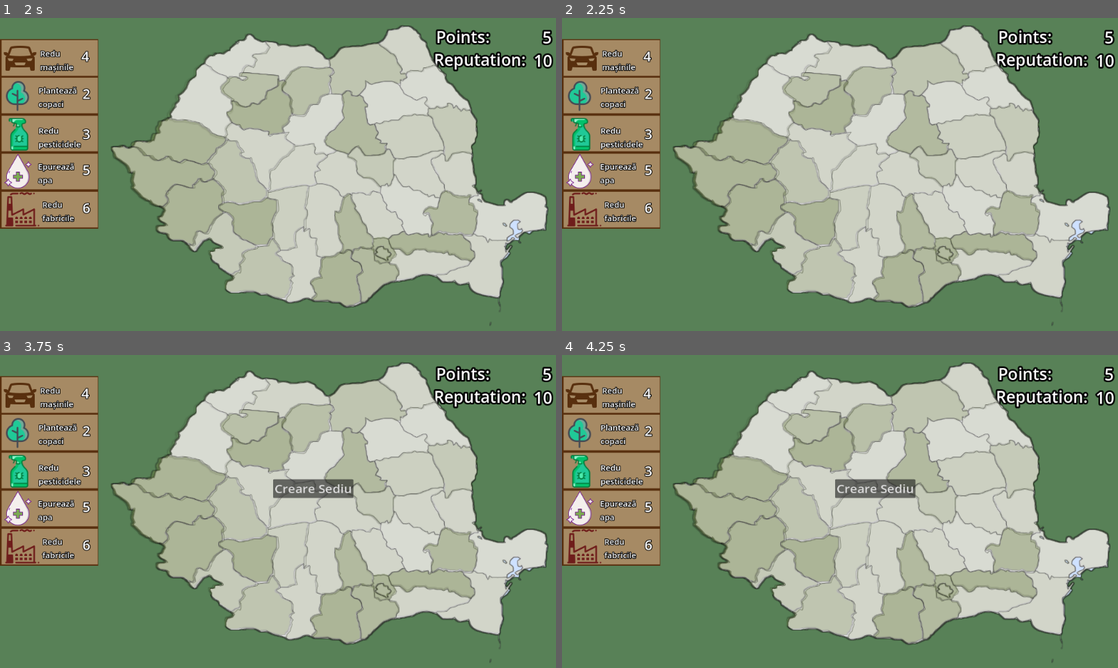
Above: before the commit, frames 1-4 (two rows, left to right).
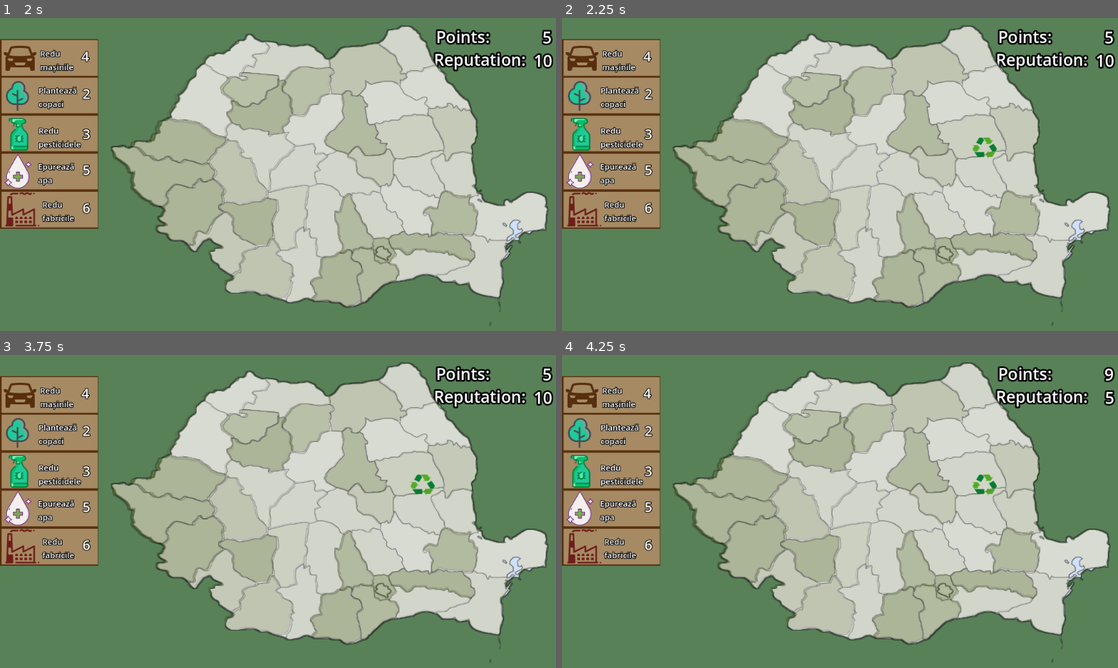
Above: after the commit, the same moments.

Repository: Yuichiro021/TechnoByte
Game: Godot game, scene res://main_menu/main_menu.tscn
The game is run twice, just before and just after one commit, with the same random seed, the same clock (stepped at 60 frames per second) and the same inputs.
Inputs (mouse positions are in pixels of both pictures, inside the frame that each line leads up to):
- Up to frame 1 (2 s): click "Start" at 0.5 s; click "Start" at 1.25 s
- Up to frame 2 (2.25 s): tap Enter at 2 s; move the mouse to (962, 158) at 2.02 s; click (962, 158) at 2.17 s
- Up to frame 3 (3.75 s): tap Space at 2.75 s; move the mouse to (166, 527) at 2.77 s; click (166, 527) at 2.92 s; tap Enter at 3.5 s; move the mouse to (333, 442) at 3.52 s; click (333, 442) at 3.67 s
- Up to frame 4 (4.25 s): no input

Frame 1 is identical in both runs. In frame 2, 0.2% of the frame differs, in the area x 73-79%, y 38-45%; in frame 3, 1.0%; in frame 4, 1.1%, in the area x 49-100%, y 3-46%.

Commit message:
change background

Diff:
--- a/Scenes/level1.tscn
+++ b/Scenes/level1.tscn
@@ -1,6 +1,5 @@
-[gd_scene load_steps=53 format=3 uid="uid://duriewur2gonr"]
-
-[ext_resource type="Texture2D" uid="uid://d0167ut5lwf74" path="res://resources/backgrounds/white.png" id="1_a8x5o"]
+[gd_scene load_steps=52 format=3 uid="uid://duriewur2gonr"]
+
 [ext_resource type="Texture2D" uid="uid://bqpg0jp0dhqrw" path="res://resources/level/HartaRo.png" id="2_7b3rj"]
 [ext_resource type="Texture2D" uid="uid://b6o8ryj1de2xv" path="res://resources/level/TM.png" id="2_c3i3c"]
 [ext_resource type="Script" path="res://Scripts/Judete.gd" id="2_hr183"]
@@ -62,7 +61,7 @@
 anchor_bottom = 1.0
 grow_horizontal = 2
 grow_vertical = 2
-texture = ExtResource("1_a8x5o")
+texture = ExtResource("52_qkk5f")
 expand_mode = 1
 
 [node name="TextureRect" type="TextureRect" parent="."]
@@ -538,6 +537,7 @@
 texture = ExtResource("46_7vt8c")
 
 [node name="Label" type="Label" parent="icon_menu/TextureRect2"]
+layout_mode = 0
 offset_left = 69.0
 offset_top = 12.0
 offset_right = 272.0
@@ -549,6 +549,7 @@
 copaci"
 
 [node name="Label" type="Label" parent="icon_menu/TextureRect2/Label"]
+layout_mode = 0
 offset_left = 81.0
 offset_right = 173.0
 offset_bottom = 35.0
@@ -566,6 +567,7 @@
 texture = ExtResource("47_xr5x0")
 
 [node name="Label" type="Label" parent="icon_menu/TextureRect3"]
+layout_mode = 0
 offset_left = 69.0
 offset_top = 12.0
 offset_right = 211.0
@@ -577,6 +579,7 @@
 pesticidele"
 
 [node name="Label" type="Label" parent="icon_menu/TextureRect3/Label"]
+layout_mode = 0
 offset_left = 81.0
 offset_right = 153.0
 offset_bottom = 35.0
@@ -595,6 +598,7 @@
 texture = ExtResource("50_j883l")
 
 [node name="Label" type="Label" parent="icon_menu/TextureRect4"]
+layout_mode = 0
 offset_left = 69.0
 offset_top = 12.0
 offset_right = 272.0
@@ -606,6 +610,7 @@
 apa"
 
 [node name="Label" type="Label" parent="icon_menu/TextureRect4/Label"]
+layout_mode = 0
 offset_left = 82.0
 offset_right = 132.0
 offset_bottom = 35.0
@@ -623,6 +628,7 @@
 texture = ExtResource("51_pblnv")
 
 [node name="Label" type="Label" parent="icon_menu/TextureRect5"]
+layout_mode = 0
 offset_left = 69.0
 offset_top = 12.0
 offset_right = 272.0
@@ -634,6 +640,7 @@
 fabricile"
 
 [node name="Label" type="Label" parent="icon_menu/TextureRect5/Label"]
+layout_mode = 0
 offset_left = 74.0
 offset_right = 144.0
 offset_bottom = 35.0
@@ -753,9 +760,3 @@
 offset_right = 79.0
 offset_bottom = 629.0
 scale = Vector2(0.8, 0.8)
-
-[node name="TextureRect3" type="TextureRect" parent="."]
-z_index = -1
-offset_right = 40.0
-offset_bottom = 40.0
-texture = ExtResource("52_qkk5f")
